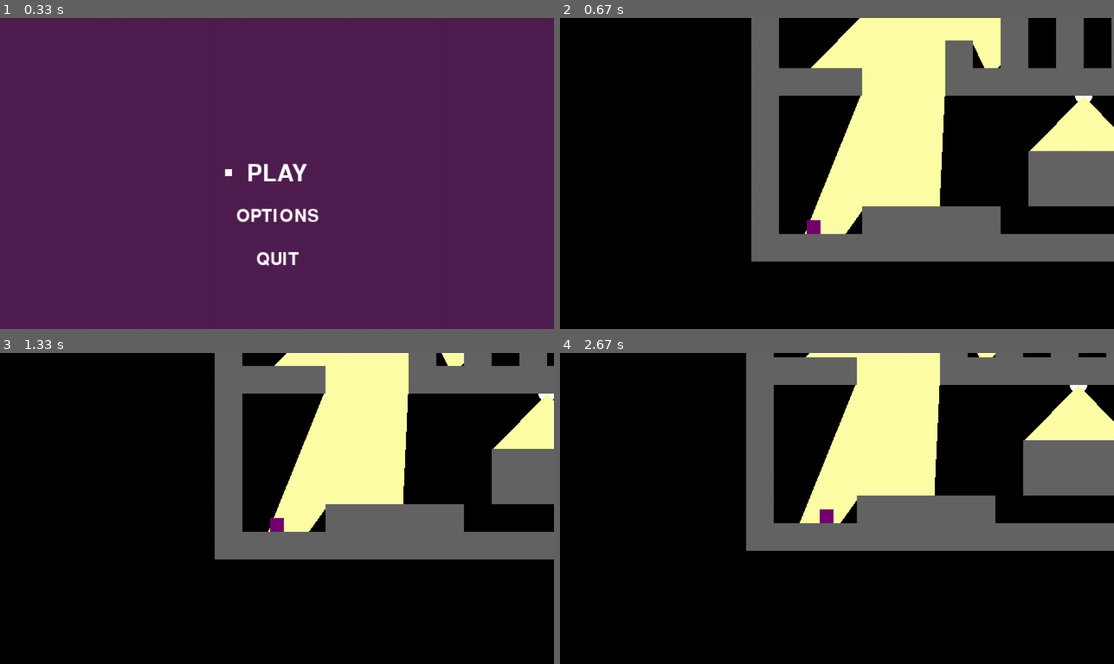
Above: before the commit, frames 1-4 (two rows, left to right).
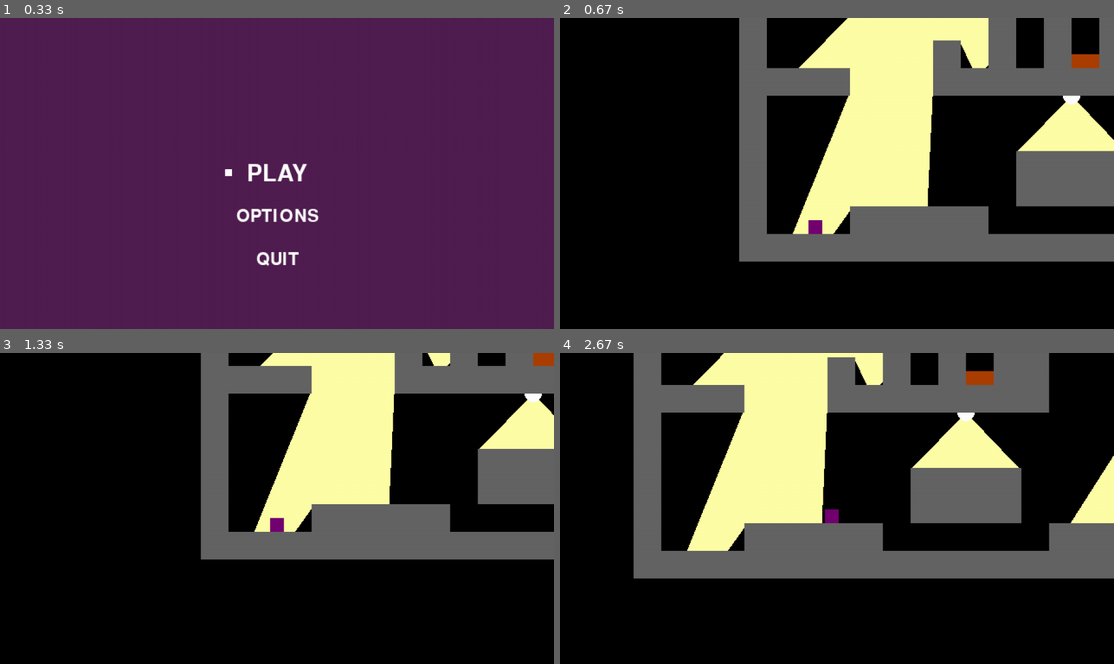
Above: after the commit, the same moments.

Repository: ssilatel/pygame-platformer
Game: pygame game, started from main.py
The game is run twice, just before and just after one commit, with the same random seed, the same clock (stepped at 60 frames per second) and the same inputs.
Inputs:
- Up to frame 1 (0.33 s): no input
- Up to frame 2 (0.67 s): tap Space at 0.33 s
- Up to frame 3 (1.33 s): tap Space at 0.67 s
- Up to frame 4 (2.67 s): hold R 1.5-1.97 s; hold Right 1.5-1.97 s; hold Right 2-2.47 s; hold Left from 2.5 s (still down)

Frame 1 is identical in both runs. In frame 2, 9.8% of the frame differs, in the area x 32-100%, y 0-79%; in frame 3, 7.9%; in frame 4, 47%, in the area x 13-100%, y 0-73%.

Commit message:
Add files via upload

Diff:
--- a/engine.py
+++ b/engine.py
@@ -55,10 +55,7 @@
         self.h = h
         self.image = pygame.Surface((self.w, self.h))
         self.image.fill((116, 1, 113))
-        # self.rect = pygame.Rect(self.x, self.y, self.w, self.h)
-        self.rect = self.image.get_rect()
-        self.rect.x = self.x
-        self.rect.y = self.y
+        self.rect = pygame.Rect(self.x, self.y, self.w, self.h)
         self.movement = [0, 0]
         self.speed = 3
         self.jump_height = 13
@@ -69,6 +66,10 @@
         self.y_momentum = 0
         self.air_timer = 0
 
+    def restart(self):
+        self.rect.x = 2.5 * 32
+        self.rect.y = 11 * 32
+        self.movement = [0, 0]
 
     def update(self, tiles, mode, screen, scroll):
         self.movement = [0, 0]
--- a/main.py
+++ b/main.py
@@ -15,11 +15,12 @@
 MAP_SIZE = int(len(game_map))
 dirt_img = pygame.Surface((TILE_SIZE, TILE_SIZE))
 dirt_img.fill((100, 100, 100))
-player = e.Player(2 * TILE_SIZE, 11 * TILE_SIZE, TILE_SIZE // 2, TILE_SIZE // 2)
+player = e.Player(2.5 * TILE_SIZE, 11 * TILE_SIZE, TILE_SIZE // 2, TILE_SIZE // 2)
 
 class Watcher:
-    def __init__(self, pos):
-        self.pos = pos
+    def __init__(self, x, y):
+        self.x = x
+        self.y = y
         self.angle = math.pi * 2
         self.fov = math.pi / 2
         self.half_fov = self.fov / 2
@@ -28,42 +29,67 @@
         self.step_angle = self.fov / self.casted_rays
 
     def draw(self):
-        pygame.draw.circle(screen, (255, 255, 255), (self.pos[0] - scroll[0], self.pos[1] - scroll[1]), 10, 0, False, False, True, True)
+        pygame.draw.circle(screen, (255, 255, 255), (self.x - scroll[0], self.y - scroll[1]), 10, 0, False, False, True, True)
 
     def watch(self, mode):
         if mode == "debug":
-            pygame.draw.line(screen, (255, 0, 0), (self.pos[0] - scroll[0], self.pos[1] - scroll[1]), ((self.pos[0] - math.sin(self.angle) * 500) - scroll[0], (self.pos[1] + math.cos(self.angle) * 500) - scroll[1]))
-            pygame.draw.line(screen, (255, 0, 0), (self.pos[0] - scroll[0], self.pos[1] - scroll[1]), ((self.pos[0] - math.sin(self.angle - self.half_fov) * 500) - scroll[0], (self.pos[1] + math.cos(self.angle - self.half_fov) * 500) - scroll[1]))
-            pygame.draw.line(screen, (255, 0, 0), (self.pos[0] - scroll[0], self.pos[1] - scroll[1]), ((self.pos[0] - math.sin(self.angle + self.half_fov) * 500) - scroll[0], (self.pos[1] + math.cos(self.angle + self.half_fov) * 500) - scroll[1]))
+            pygame.draw.line(screen, (255, 0, 0), (self.x - scroll[0], self.y - scroll[1]), ((self.x - math.sin(self.angle) * 500) - scroll[0], (self.y + math.cos(self.angle) * 500) - scroll[1]))
+            pygame.draw.line(screen, (255, 0, 0), (self.x - scroll[0], self.y - scroll[1]), ((self.x - math.sin(self.angle - self.half_fov) * 500) - scroll[0], (self.y + math.cos(self.angle - self.half_fov) * 500) - scroll[1]))
+            pygame.draw.line(screen, (255, 0, 0), (self.x - scroll[0], self.y - scroll[1]), ((self.x - math.sin(self.angle + self.half_fov) * 500) - scroll[0], (self.y + math.cos(self.angle + self.half_fov) * 500) - scroll[1]))
 
         targets = []
         starting_angle = (self.angle - self.half_fov) + (self.step_angle / 2)
         for ray in range(self.casted_rays):
             for depth in range(self.max_depth):
-                target_x = self.pos[0] - math.sin(starting_angle) * depth
-                target_y = self.pos[1] + math.cos(starting_angle) * depth
+                target_x = self.x - math.sin(starting_angle) * depth
+                target_y = self.y + math.cos(starting_angle) * depth
 
                 col = int(target_x / TILE_SIZE)
                 row = int(target_y / TILE_SIZE)
 
                 if game_map[row][col] == "1":
                     if mode == "debug":
-                        pygame.draw.line(screen, (255, 0, 0), (self.pos[0] - scroll[0], self.pos[1] - scroll[1]), (target_x - scroll[0], target_y - scroll[1]))
+                        pygame.draw.line(screen, (255, 0, 0), (self.x - scroll[0], self.y - scroll[1]), (target_x - scroll[0], target_y - scroll[1]))
                     targets.append([target_x - scroll[0], target_y - scroll[1]])
                     break
             starting_angle += self.step_angle
-        pygame.draw.polygon(screen, (255, 255, 167), [[self.pos[0] - scroll[0], self.pos[1] - scroll[1]], *targets])
-
-w1 = Watcher([12 * TILE_SIZE, 9 * TILE_SIZE])
-w2 = Watcher([53 * TILE_SIZE, 7 * TILE_SIZE])
-w3 = Watcher([23 * TILE_SIZE, 2 * TILE_SIZE])
-w4 = Watcher([7 * TILE_SIZE, 3 * TILE_SIZE])
+        pygame.draw.polygon(screen, (255, 255, 167), [[self.x - scroll[0], self.y - scroll[1]], *targets])
+
+w1 = Watcher(12 * TILE_SIZE, 9 * TILE_SIZE)
+w2 = Watcher(53 * TILE_SIZE, 7 * TILE_SIZE)
+w3 = Watcher(23 * TILE_SIZE, 2 * TILE_SIZE)
+w4 = Watcher(7 * TILE_SIZE, 3 * TILE_SIZE)
 watchers = [w1, w2, w3, w4]
 
-def restart():
-    player.rect.x = 2 * TILE_SIZE
-    player.rect.y = 11 * TILE_SIZE
-    player.movement = [0, 0]
+class Spike():
+    def __init__(self, x, y):
+        self.x = x
+        self.y = y
+        self.w = TILE_SIZE
+        self.h = TILE_SIZE // 2
+        self.image = pygame.Surface((self.w, self.h))
+        self.image.fill((171, 63, 0))
+        self.rect = pygame.Rect(self.x, self.y, self.w, self.h)
+
+    def draw(self):
+        screen.blit(self.image, (self.rect.x - scroll[0], self.rect.y - scroll[1]))
+
+    def update(self, p):
+        if self.rect.colliderect(p.rect):
+            p.restart()
+
+s1 = Spike(26 * TILE_SIZE, 13.5 * TILE_SIZE)
+s2 = Spike(27 * TILE_SIZE, 13.5 * TILE_SIZE)
+s3 = Spike(35 * TILE_SIZE, 13.5 * TILE_SIZE)
+s4 = Spike(36 * TILE_SIZE, 13.5 * TILE_SIZE)
+s5 = Spike(38 * TILE_SIZE, 13.5 * TILE_SIZE)
+s6 = Spike(39 * TILE_SIZE, 13.5 * TILE_SIZE)
+s7 = Spike(41 * TILE_SIZE, 13.5 * TILE_SIZE)
+s8 = Spike(42 * TILE_SIZE, 13.5 * TILE_SIZE)
+s9 = Spike(44 * TILE_SIZE, 13.5 * TILE_SIZE)
+s10 = Spike(45 * TILE_SIZE, 13.5 * TILE_SIZE)
+s11 = Spike(12 * TILE_SIZE, 7.5 * TILE_SIZE)
+spikes = [s1, s2, s3, s4, s5, s6, s7, s8, s9, s10, s11]
 
 def game_loop():
     mode = "prod"
@@ -75,8 +101,8 @@
         scroll[1] += (player.rect.y - scroll[1] - ((SCREEN_HEIGHT // 2) - (TILE_SIZE // 4))) // 10
 
         for w in watchers:
+            w.watch(mode)
             w.draw()
-            w.watch(mode)
 
         tile_rects = []
         y = 0
@@ -89,6 +115,10 @@
                     tile_rects.append(pygame.Rect(x * TILE_SIZE, y * TILE_SIZE, TILE_SIZE, TILE_SIZE))
                 x += 1
             y += 1
+
+        for s in spikes:
+            s.update(player)
+            s.draw()
 
         player.update(tile_rects, mode, screen, scroll)
         player.draw(screen, scroll)
@@ -114,7 +144,7 @@
                         player.y_momentum -= player.jump_height
                         player.jumping = True
                 if event.key == pygame.K_r:
-                    restart()
+                    player.restart()
                 if event.key == pygame.K_TAB:
                     if mode == "prod":
                         mode = "debug"
